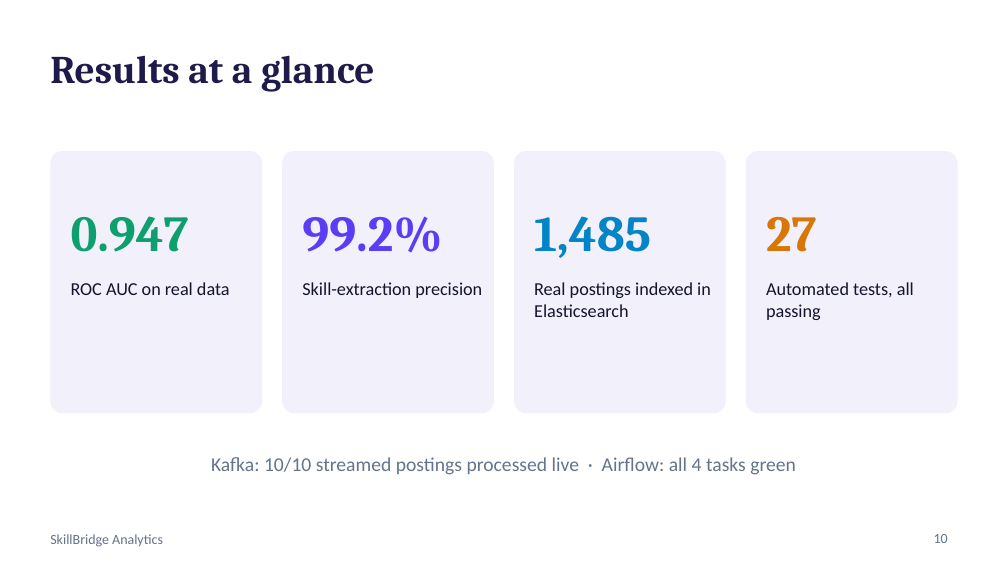
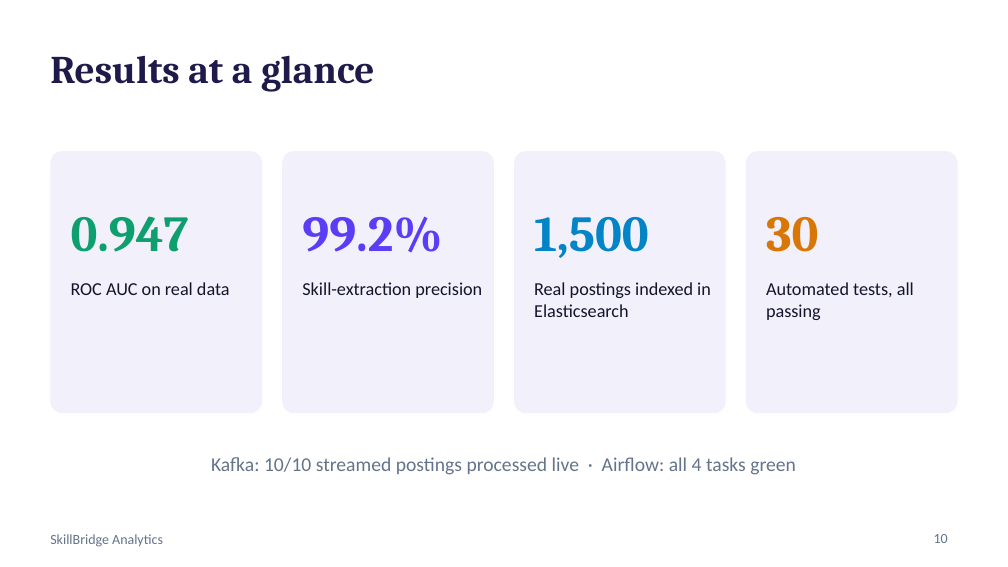
Before and after one commit to Vikram5002/Equilearn, a slide deck: slide 10 of rsp/SkillBridge_Presentation.pptx. Drawn at 1008x567 pixels with LibreOffice and Linux fonts; fonts in the diff are those of the drawing. Boxes give left, top, right and bottom in pixels: in the first picture for what was removed or moved away, otherwise in the second. Text is boxed around its words. In the diff, an @@ line names an element or a change of style, - is before the commit and + after.

```diff
--- a/rsp/SkillBridge_Presentation.pptx
+++ b/rsp/SkillBridge_Presentation.pptx
@@ text at (534,217,649,258): text changed @@
-1,485
+1,500
@@ text at (766,217,818,252): text changed @@
-27
+30
```
Also in this commit, not shown: 7 other files.
